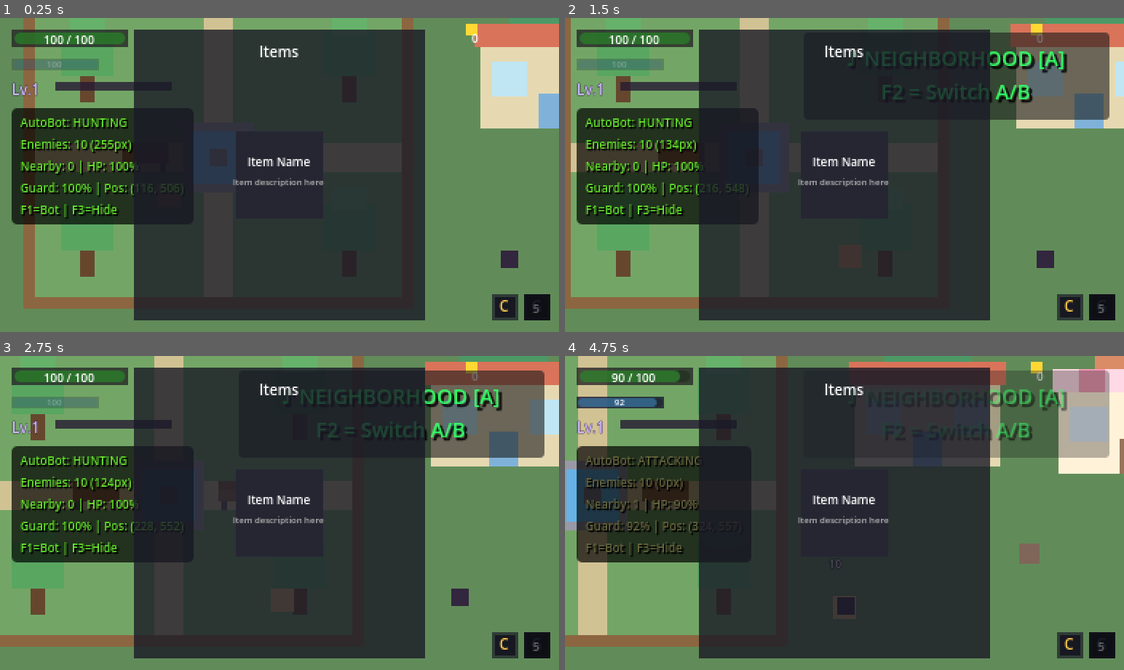
Above: before the commit, frames 1-4 (two rows, left to right).
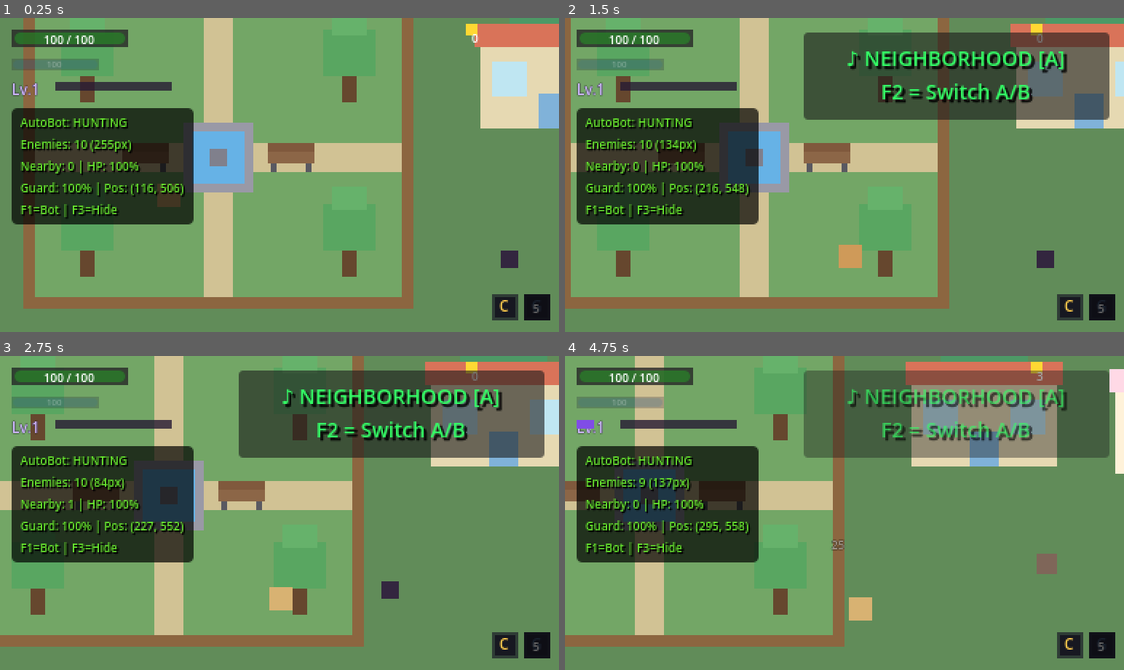
Above: after the commit, the same moments.

Repository: anthonyscry/momi-chronicles
Game: Godot game, scene res://ui/menus/title_screen.tscn
Same seed, same stepped clock (60 frames per second), same inputs: the game is played once before the commit and once after it.
Inputs (mouse positions are in pixels of both pictures, inside the frame that each line leads up to):
- Up to frame 1 (0.25 s): no input
- Up to frame 2 (1.5 s): tap Enter (ui_accept) at 0.5, 0.77 s; move the mouse to (967, 159) at 0.52 s; hold D (move_right) 0.53-1.28 s; hold Space (attack) 0.53-1.28 s; click (967, 159) at 0.67 s; move the mouse to (732, 190) at 1.27 s; hold S (move_down) from 1.28 s (still down); tap V (block) at 1.35 s
- Up to frame 3 (2.75 s): tap Enter (ui_accept) at 1.52 s; move the mouse to (335, 443) at 2.02 s; release S (move_down) at 2.03 s; hold D (move_right) from 2.03 s (still down); hold Q (cycle_companion) from 2.03 s (still down)
- Up to frame 4 (4.75 s): move the mouse to (816, 575) at 2.77 s; release D (move_right) at 2.78 s; release Q (cycle_companion) at 2.78 s; hold W (move_up) 2.78-3.53 s; tap X (dodge) at 2.85 s; click (816, 575) at 2.92 s; tap Enter (ui_accept) at 3.02, 3.77, 4.52 s; move the mouse to (1012, 560) at 3.52 s; hold E (interact) 3.53-4.28 s; hold A (move_left) from 3.53 s (still down); move the mouse to (676, 465) at 4.27 s; tap Shift (run) at 4.35 s

The runs differ from the first frame. In frame 1, 45% of the frame differs, in the area x 23-77%, y 3-97%; in frame 2, 45%; in frame 3, 46%; in frame 4, 63%, in the area x 0-100%, y 0-97%.
Error before the commit: Parse Error: Class "RingMenu" hides an autoload singleton. (res://ui/ring_menu/ring_menu.gd:2)

Commit message:
fix(phase16): resolve autoload and class_name conflicts
- Make ItemDatabase, EquipmentDatabase, CompanionData autoloads (project.godot)
- Remove class_name from autoload files to prevent singleton conflicts
- Remove class_name from RingMenu (already an autoload)
- Use preload() in GameManager for Phase 16 classes (avoid load order issues)
- Fix AutoBot to click Continue button when save exists
- Fix AutoBot auto-start spam with flag
- Fix Array[Vector2] type mismatch in enemy_idle.gd

Game now starts and runs cleanly with AutoBot testing.

Diff:
--- a/autoloads/auto_bot.gd
+++ b/autoloads/auto_bot.gd
@@ -156,6 +156,9 @@
 var debug_frame_counter: int = 0
 const DEBUG_LOG_INTERVAL: int = 300  # Log every 5 seconds at 60fps
 
+# Auto-start flag to prevent spam clicking
+var auto_start_attempted: bool = false
+
 # =============================================================================
 # LIFECYCLE
 # =============================================================================
@@ -177,12 +180,27 @@
 	# Toggle with F1
 	_handle_toggle_input()
 
-	# Auto-start: If on title screen and no player, click Start button
-	if enabled and player_ref == null:
-		var start_btn = get_tree().root.find_child("StartButton", true, false)
-		if start_btn and start_btn is Button and start_btn.visible:
-			print("[AutoBot] Auto-starting game!")
-			start_btn.emit_signal("pressed")
+	# Auto-start: If on title screen and no player, click appropriate button (once)
+	if enabled and player_ref == null and not auto_start_attempted:
+		# First check for confirmation dialog (overwrite save prompt)
+		var confirm_dialog = get_tree().root.find_child("ConfirmationDialog", true, false)
+		if confirm_dialog and confirm_dialog is ConfirmationDialog and confirm_dialog.visible:
+			auto_start_attempted = true
+			print("[AutoBot] Confirming new game!")
+			confirm_dialog.confirmed.emit()
+		else:
+			# Prefer Continue if it exists (has save), otherwise Start
+			var continue_btn = get_tree().root.find_child("ContinueButton", true, false)
+			if continue_btn and continue_btn is Button and continue_btn.visible:
+				auto_start_attempted = true
+				print("[AutoBot] Continuing saved game!")
+				continue_btn.pressed.emit()
+			else:
+				var start_btn = get_tree().root.find_child("StartButton", true, false)
+				if start_btn and start_btn is Button and start_btn.visible:
+					auto_start_attempted = true
+					print("[AutoBot] Starting new game!")
+					start_btn.pressed.emit()
 
 	# Get player reference
 	_ensure_player_reference()
@@ -268,6 +286,7 @@
 		player_ref = get_tree().get_first_node_in_group("player")
 		if player_ref != null:
 			print("[AutoBot] Found player")
+			auto_start_attempted = false  # Reset for next title screen visit
 			_update_player_control()
 
 
--- a/autoloads/game_manager.gd
+++ b/autoloads/game_manager.gd
@@ -17,14 +17,15 @@
 ## Currency system
 var coins: int = 0
 
-## Inventory system (Phase 16)
-var inventory: Inventory = null
-
-## Equipment system (Phase 16)
-var equipment_manager: EquipmentManager = null
-
-## Party system (Phase 16)
-var party_manager: PartyManager = null
+## Phase 16 systems - loaded dynamically to avoid autoload ordering issues
+var inventory = null           # Inventory
+var equipment_manager = null   # EquipmentManager
+var party_manager = null       # PartyManager
+
+## Preload Phase 16 classes
+const InventoryClass = preload("res://systems/inventory/inventory.gd")
+const EquipmentManagerClass = preload("res://systems/equipment/equipment_manager.gd")
+const PartyManagerClass = preload("res://systems/party/party_manager.gd")
 
 # =============================================================================
 # LIFECYCLE
@@ -57,17 +58,17 @@
 	Events.boss_defeated.connect(_on_boss_defeated_autosave)
 
 	# Initialize inventory system (Phase 16)
-	inventory = Inventory.new()
+	inventory = InventoryClass.new()
 	inventory.name = "Inventory"
 	add_child(inventory)
 
 	# Initialize equipment system (Phase 16)
-	equipment_manager = EquipmentManager.new()
+	equipment_manager = EquipmentManagerClass.new()
 	equipment_manager.name = "EquipmentManager"
 	add_child(equipment_manager)
 
 	# Initialize party system (Phase 16)
-	party_manager = PartyManager.new()
+	party_manager = PartyManagerClass.new()
 	party_manager.name = "PartyManager"
 	add_child(party_manager)
 
--- a/characters/enemies/states/enemy_idle.gd
+++ b/characters/enemies/states/enemy_idle.gd
@@ -44,5 +44,6 @@
 	var wander_target = spawn_position + random_offset
 
 	# Temporarily add as patrol point and go patrol
-	player.patrol_points = [wander_target]
+	var points: Array[Vector2] = [wander_target]
+	player.patrol_points = points
 	state_machine.transition_to("Patrol")
--- a/project.godot
+++ b/project.godot
@@ -19,6 +19,9 @@
 [autoload]
 
 Events="*res://autoloads/events.gd"
+ItemDatabase="*res://systems/inventory/item_database.gd"
+EquipmentDatabase="*res://systems/equipment/equipment_database.gd"
+CompanionData="*res://systems/party/companion_data.gd"
 GameManager="*res://autoloads/game_manager.gd"
 AudioManager="*res://autoloads/audio_manager.gd"
 EffectsManager="*res://autoloads/effects_manager.gd"
--- a/systems/equipment/equipment_database.gd
+++ b/systems/equipment/equipment_database.gd
@@ -1,5 +1,6 @@
 extends Node
-class_name EquipmentDatabase
+## Equipment Database - All equipment definitions
+## NOTE: This is an autoload, so don't use class_name
 
 ## Equipment slot types (5 slots as per CONTEXT.md)
 enum Slot {
--- a/systems/inventory/item_database.gd
+++ b/systems/inventory/item_database.gd
@@ -1,5 +1,6 @@
 extends Node
-class_name ItemDatabase
+## Item Database - All item definitions
+## NOTE: This is an autoload, so don't use class_name
 
 ## Item effect types
 enum EffectType {
--- a/systems/party/companion_data.gd
+++ b/systems/party/companion_data.gd
@@ -1,5 +1,6 @@
 extends Node
-class_name CompanionData
+## Companion Data - Companion definitions for the Bulldog Squad
+## NOTE: This is an autoload, so don't use class_name
 
 ## Companion roles
 enum Role { DPS, TANK, SUPPORT }
--- a/ui/ring_menu/ring_menu.gd
+++ b/ui/ring_menu/ring_menu.gd
@@ -1,5 +1,6 @@
 extends CanvasLayer
-class_name RingMenu
+## Ring Menu - Secret of Mana style radial menu
+## NOTE: This is an autoload, so don't use class_name (would conflict)
 
 ## Ring configuration
 const RING_RADIUS: float = 70.0          # Distance from center to items
@@ -44,7 +45,7 @@
 @onready var item_desc_label: Label = $Container/ItemDescLabel
 
 ## Pooled ring items
-var ring_items: Array[RingItem] = []
+var ring_items: Array = []  # Array of RingItem nodes
 var RingItemScene: PackedScene = preload("res://ui/ring_menu/ring_item.tscn")
 
 ## Animation tween
